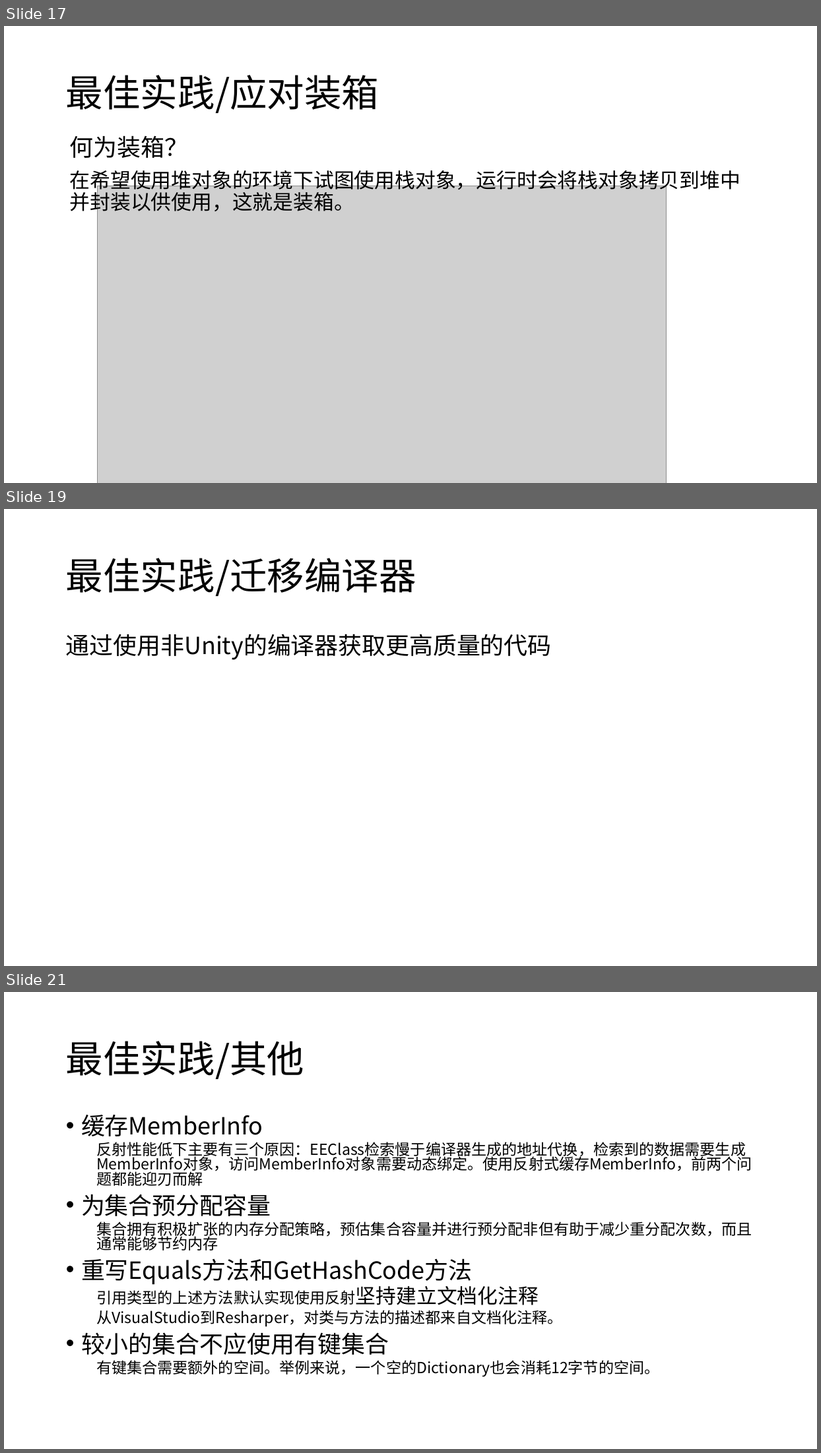
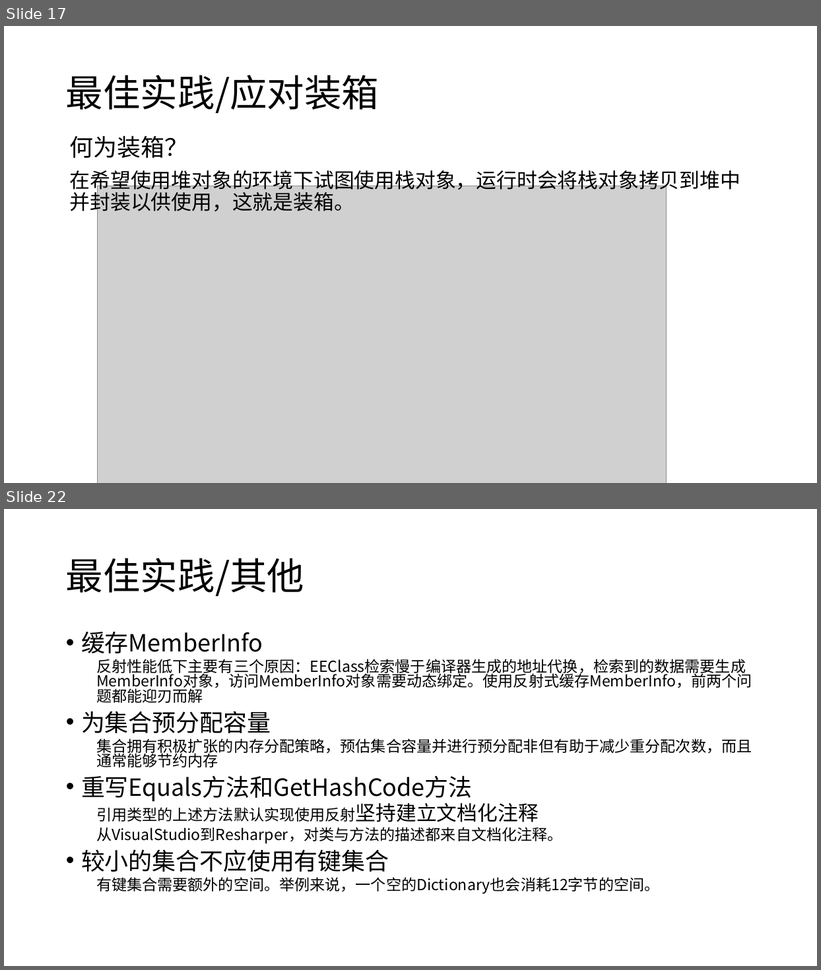
Before and after one commit to snakealpha/DotNetSession, a slide deck: pptx.pptx.pptx. Shown one above the other, each under a label of ours: slides 17, 19 and 21 before the commit, slides 17 and 22 after it; the slides between them are not shown. The pictures are 821x1453 and 821x970 pixels, drawn with LibreOffice and Linux fonts; fonts in the diff are those of the drawing; grey boxes stand for pictures. Boxes give left, top, right and bottom in pixels: in the first picture for what was removed or moved away, otherwise in the second. Text is boxed around its words. In the diff, an @@ line names an element or a change of style, - is before the commit and + after.

```diff
--- a/pptx.pptx.pptx
+++ b/pptx.pptx.pptx
@@ slide 19 removed at [4,509,817,966], background #FFFFFF @@
@@ title removed at [66,558,416,596] @@
-最佳实践/迁移编译器
@@ text removed at [66,634,552,660] @@
-通过使用非Unity的编译器获取更高质量的代码
@@ what was slide 21 is now slide 22 @@
```
Also in this commit, not shown: 4 slides added, 2 other slides removed, 1 other file.
